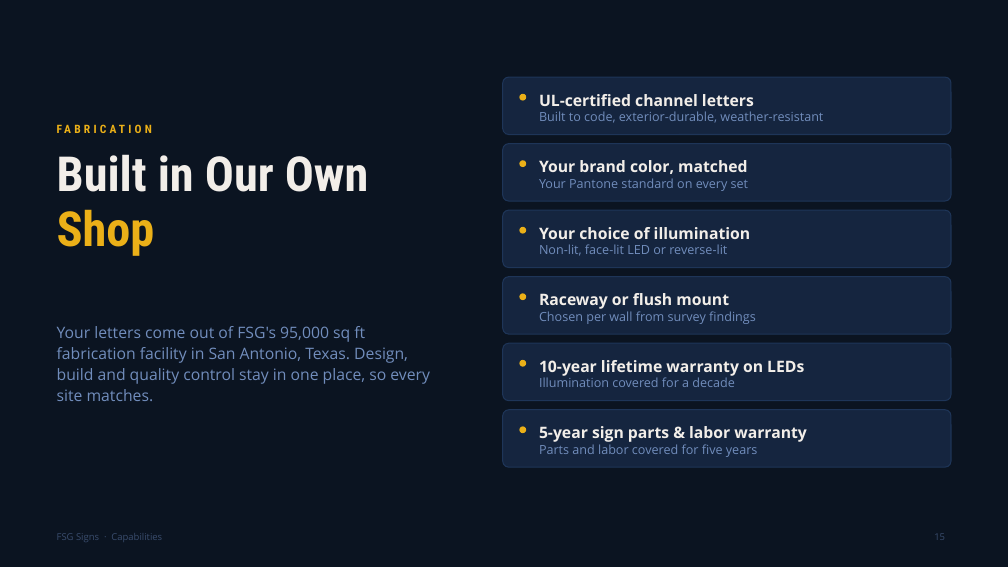
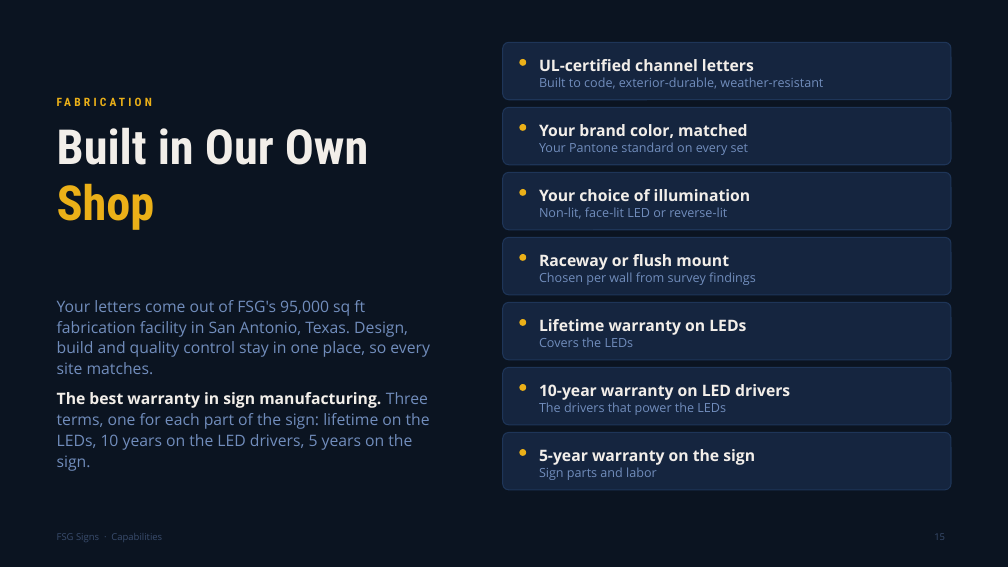
Before and after one commit to bobbyggraham/growth-hub, a slide deck: slide 15 of assets/signs/FSG_Signs_Capabilities_Deck.pptx. Drawn at 1008x567 pixels with LibreOffice and Linux fonts; fonts in the diff are those of the drawing. Boxes give left, top, right and bottom in pixels: in the first picture for what was removed or moved away, otherwise in the second. Text is boxed around its words. In the diff, an @@ line names an element or a change of style, - is before the commit and + after.

```diff
--- a/assets/signs/FSG_Signs_Capabilities_Deck.pptx
+++ b/assets/signs/FSG_Signs_Capabilities_Deck.pptx
@@ text "FABRICATION": place and size @@
-text "FABRICATION" at bbox=[57, 117, 457, 140]
+text "FABRICATION" at bbox=[57, 91, 457, 113]
@@ text "Built in Our Own Shop": place and size @@
-text "Built in Our Own Shop" at bbox=[57, 154, 368, 256]
+text "Built in Our Own Shop" at bbox=[57, 127, 368, 230]
@@ 2 texts, 2 rounded rectangles, 2 ellipses: place and size @@
-2 texts, 2 rounded rectangles, 2 ellipses at bbox=[503, 77, 951, 201]
+2 texts, 2 rounded rectangles, 2 ellipses at bbox=[503, 42, 951, 165]
@@ text "Your letters come out of ...": place and size @@
-text "Your letters come out of ..." at bbox=[57, 326, 430, 401]
+text "Your letters come out of ..." at bbox=[57, 300, 430, 471]
@@ text at bbox=[539, 319, 746, 347]: text changed @@
-10-year lifetime warranty on LEDs
-Illumination covered for a decade
+Lifetime warranty on LEDs
+Covers the LEDs
@@ 4 rounded rectangles, 4 ellipses, 2 texts: place and size @@
-4 rounded rectangles, 4 ellipses, 2 texts at bbox=[503, 210, 951, 467]
+4 rounded rectangles, 4 ellipses, 2 texts at bbox=[503, 172, 951, 425]
@@ text at bbox=[539, 384, 790, 415]: text changed; size 12 to 15 pt; text colour #718DBC to #F2EEE9; bold on @@
-5-year sign parts & labor warranty
-Parts and labor covered for five years
+10-year warranty on LED drivers
+The drivers that power the LEDs
@@ text at bbox=[57, 392, 430, 471]: paragraph added @@
+The best warranty in sign manufacturing. Three terms, one for each part of the sign: lifetime on the LEDs, 10 years on the LED drivers, 5 years on the sign.
@@ rounded rectangle added at bbox=[503, 433, 951, 490], fill #15253F, outline #1E3558 1 pt @@
@@ ellipse added at bbox=[520, 449, 526, 456], fill #EBB018 @@
@@ text added at bbox=[539, 449, 755, 480], 15 pt, text #F2EEE9, bold @@
+5-year warranty on the sign
+Sign parts and labor
```
Also in this commit, not shown: 1 other file.
